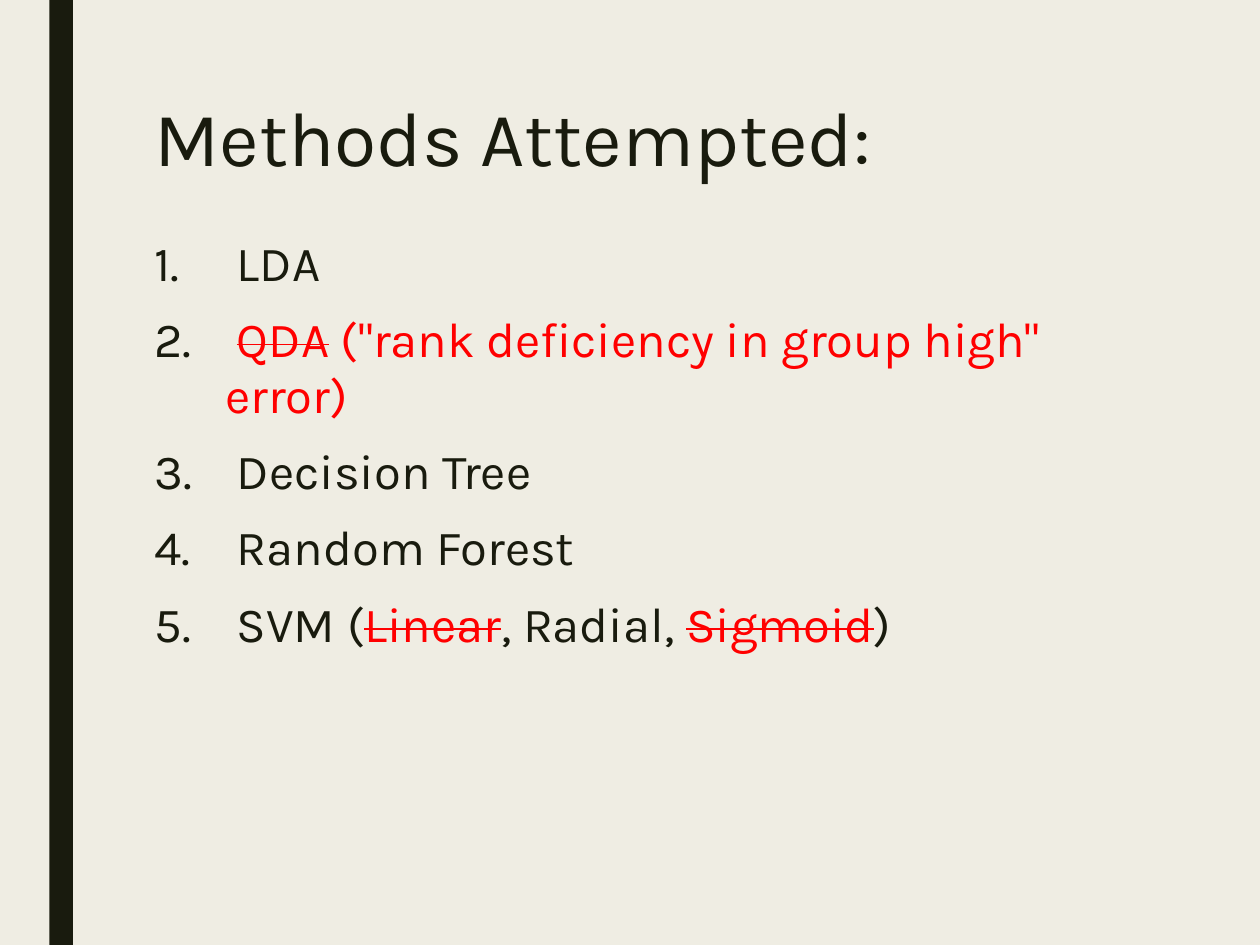
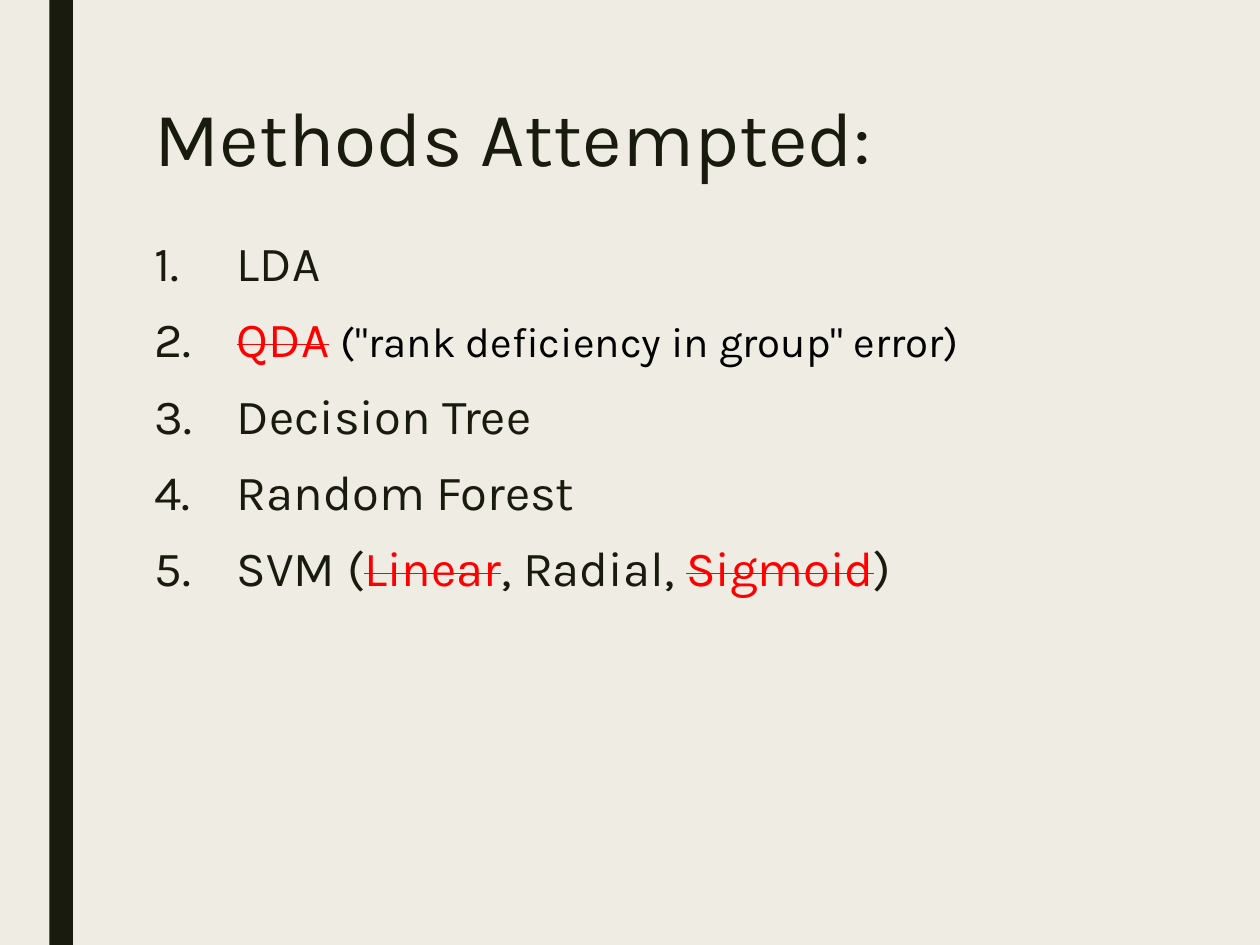
Before and after one commit to stats-learning-fall2019/final-project, a slide deck: slide 52 of presentation/gtdb-final-presentation.pptx (slide 51 before the commit). Drawn at 1260x945 pixels with LibreOffice and Linux fonts; fonts in the diff are those of the drawing. Boxes give left, top, right and bottom in pixels: in the first picture for what was removed or moved away, otherwise in the second. Text is boxed around its words. In the diff, an @@ line names an element or a change of style, - is before the commit and + after.

```diff
--- a/presentation/gtdb-final-presentation.pptx
+++ b/presentation/gtdb-final-presentation.pptx
@@ text at <box>237,325,959,368</box>: text changed; size 28 to 24 pt; text colour #FF0000 to #000000 @@
-2. QDA ("rank deficiency in group high" error)
+2. QDA ("rank deficiency in group" error)
```
Also in this commit, not shown: 2 other slides changed, 2 slides added.
